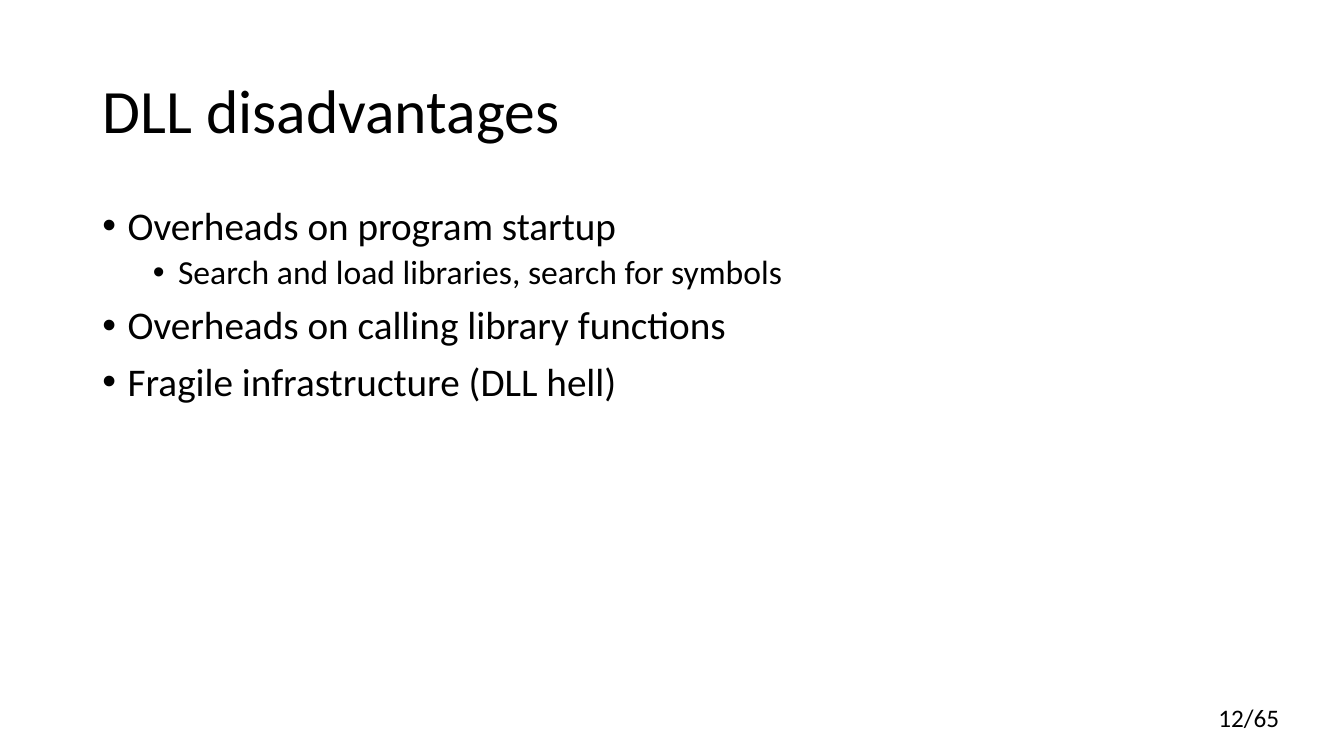
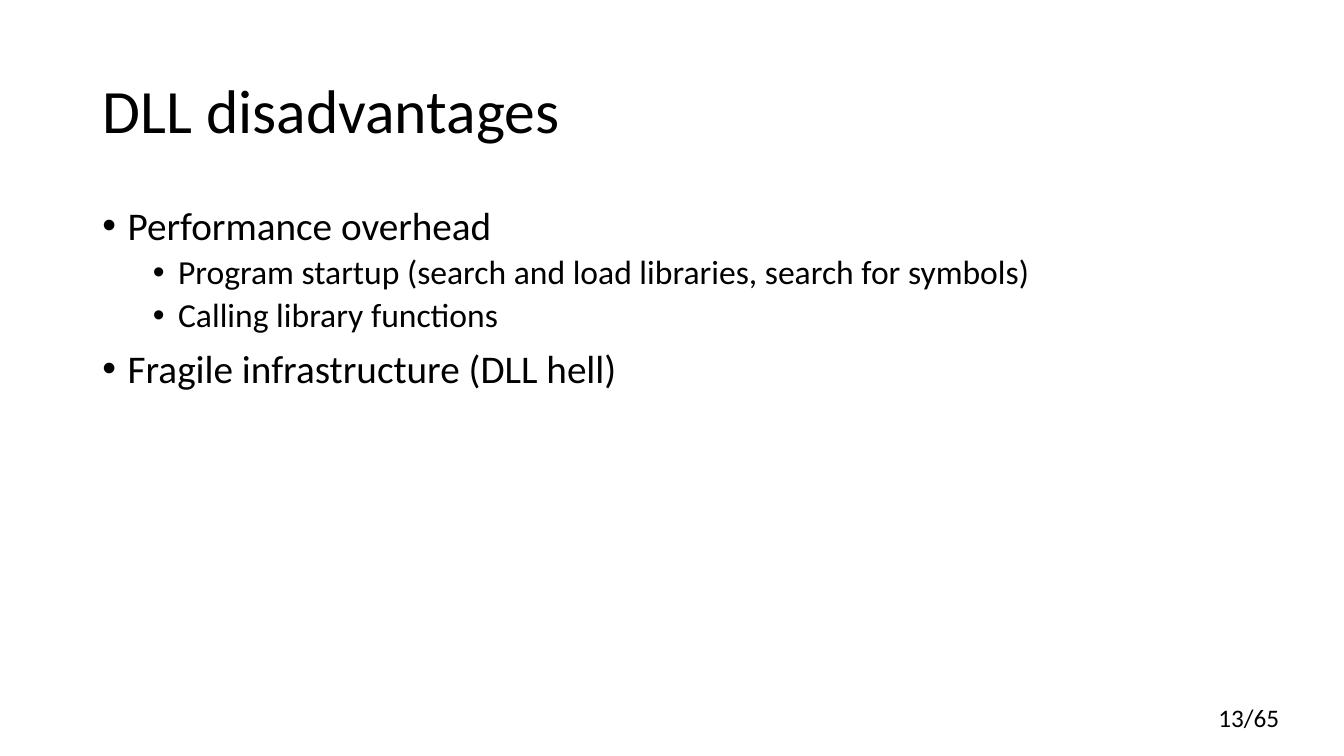
Before and after one commit to yugr/CppRussia, a slide deck: slide 13 of 2024/EN.pptx (slide 12 before the commit). Drawn at 1344x756 pixels with LibreOffice and Linux fonts; fonts in the diff are those of the drawing. Boxes give left, top, right and bottom in pixels: in the first picture for what was removed or moved away, otherwise in the second. Text is boxed around its words. In the diff, an @@ line names an element or a change of style, - is before the commit and + after.

```diff
--- a/2024/EN.pptx
+++ b/2024/EN.pptx
@@ text at [128,212,1029,333]: text changed; size 28 to 24 pt @@
-• Overheads on program startup
-  • Search and load libraries, search for symbols
-• Overheads on calling library functions
+• Performance overhead
+  • Program startup (search and load libraries, search for symbols)
+  • Calling library functions
@@ page number at [1218,709,1279,728]: text changed @@
-12/65
+13/65
```
Also in this commit, not shown: 17 other slides changed, 12 slides added, 2 slides removed.
